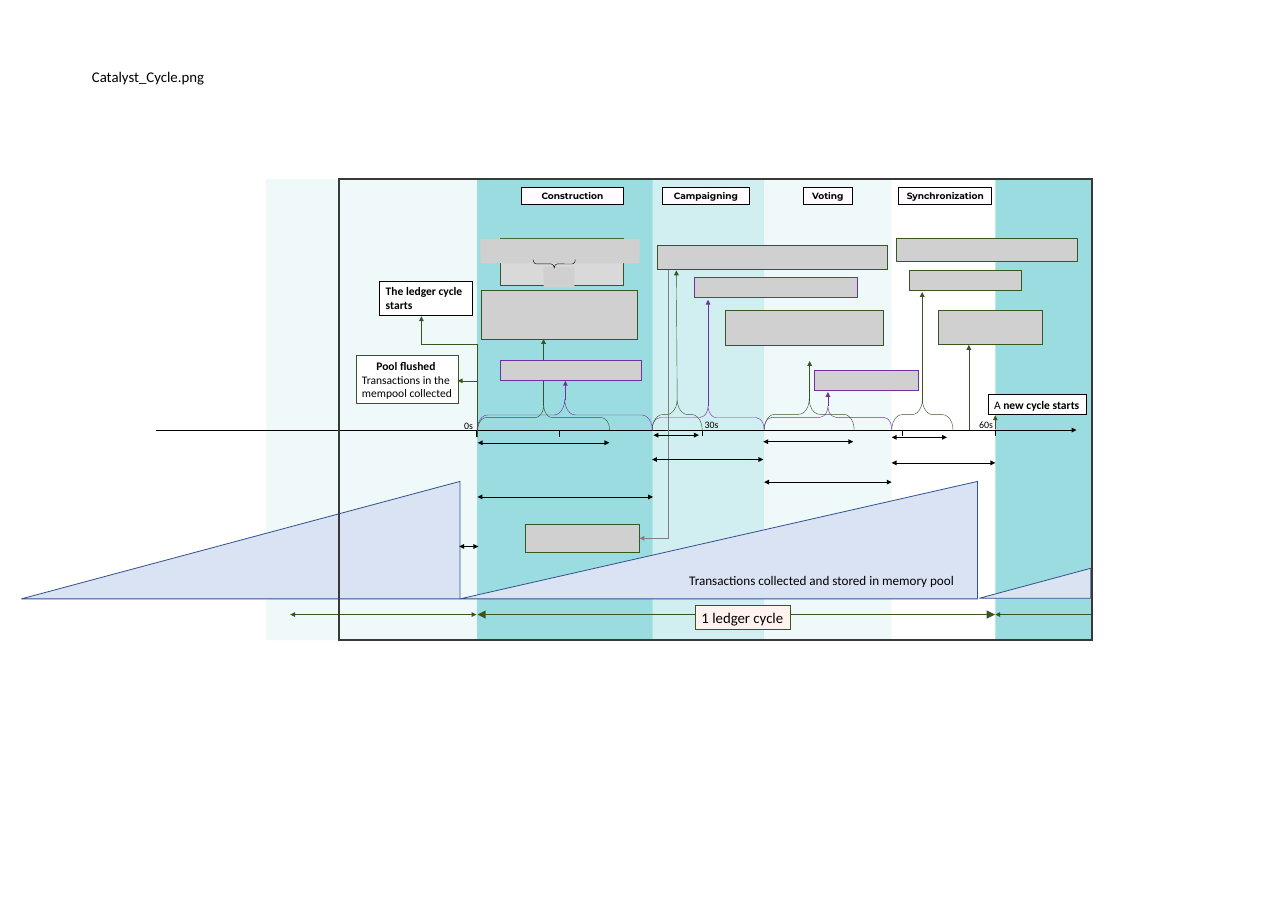
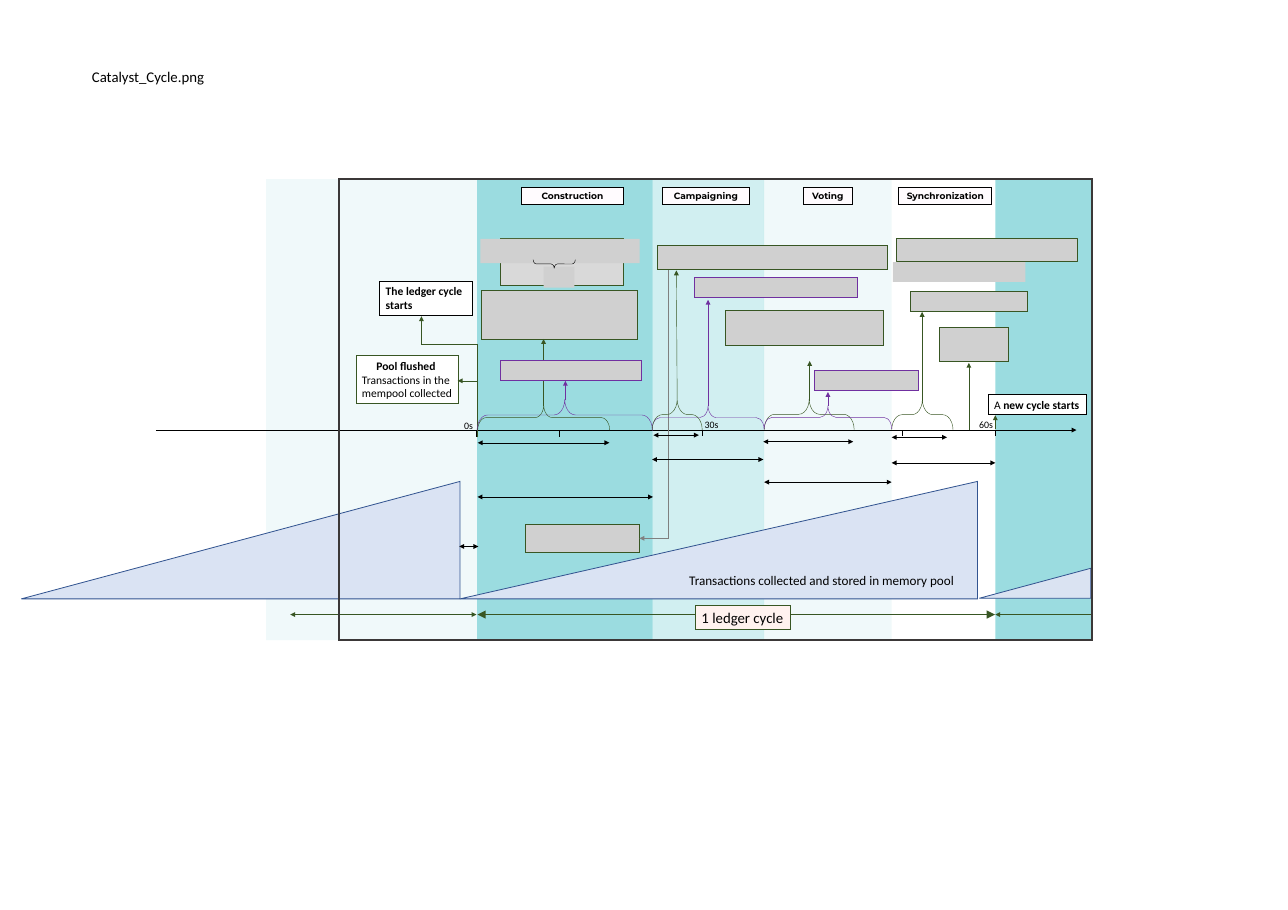
Before and after one commit to RedSkiesIO/consensus-whitepaper, a slide deck: slide 1 of figures/Powerpoint/DesginConsensusAndDatabase.pptx. Drawn at 1288x910 pixels with LibreOffice and Linux fonts; fonts in the diff are those of the drawing; grey boxes stand for pictures; background and template pictures are left out. Boxes give left, top, right and bottom in pixels: in the first picture for what was removed or moved away, otherwise in the second. Text is boxed around its words. In the diff, an @@ line names an element or a change of style, - is before the commit and + after.

```diff
--- a/figures/Powerpoint/DesginConsensusAndDatabase.pptx
+++ b/figures/Powerpoint/DesginConsensusAndDatabase.pptx
@@ picture added at <box>893,262,1025,282</box> @@
@@ picture removed at <box>910,271,1022,291</box> @@
@@ picture added at <box>910,291,1028,311</box> @@
@@ arrow moved from (922, 401) - (922, 292) to (922, 401) - (922, 312) @@
@@ picture: place and size @@
-picture at <box>939,311,1043,344</box>
+picture at <box>939,327,1009,361</box>
@@ arrow moved from (969, 430) - (969, 345) to (969, 430) - (969, 363) @@
```
Also in this commit, not shown: 1 other slide changed, 1 slide added, 5 other files.
